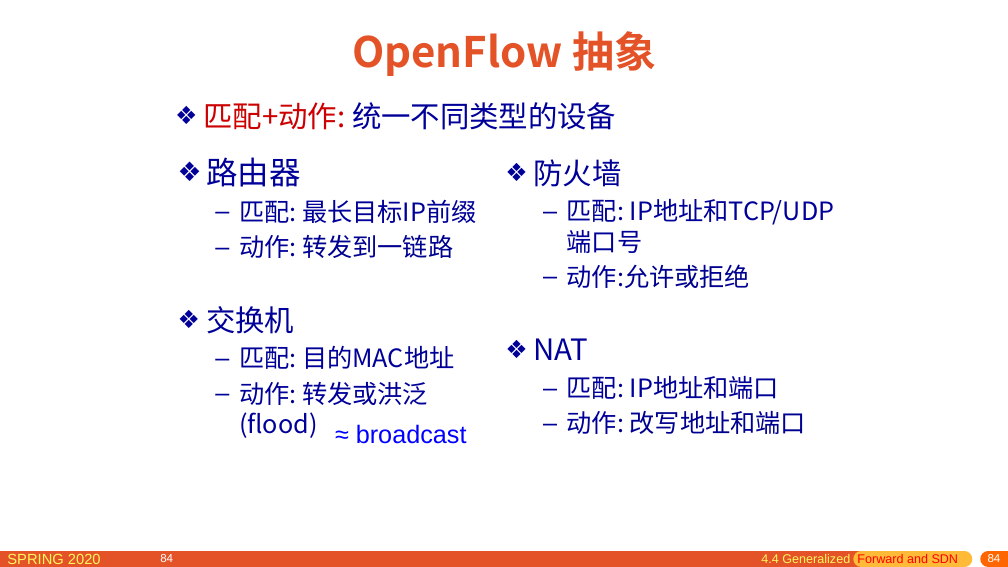
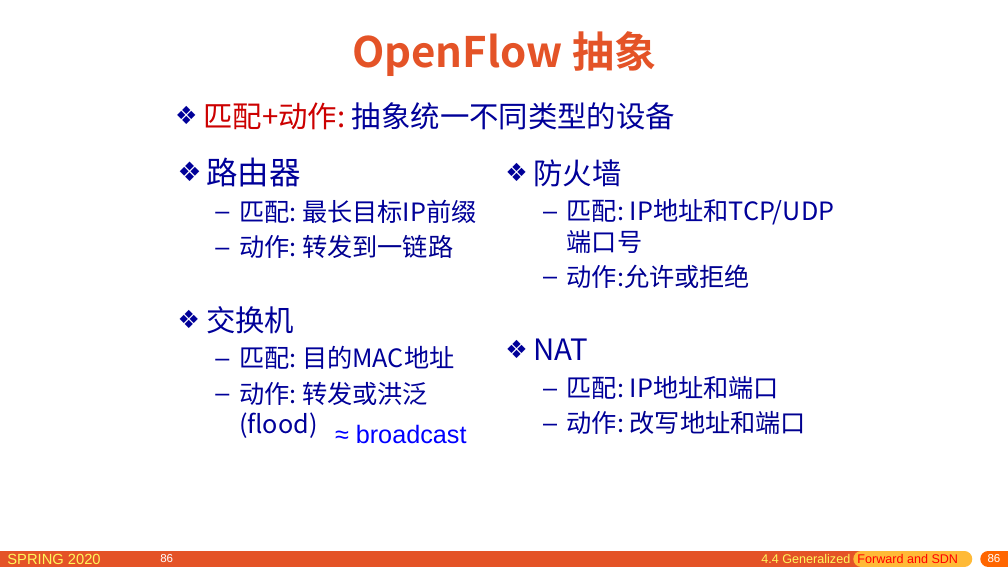
Before and after one commit to network-distributed/presentations, a slide deck: slide 86 of chapter4_cn.pptx (slide 84 before the commit). Drawn at 1008x567 pixels with LibreOffice and Linux fonts; fonts in the diff are those of the drawing. Boxes give left, top, right and bottom in pixels: in the first picture for what was removed or moved away, otherwise in the second. Text is boxed around its words. In the diff, an @@ line names an element or a change of style, - is before the commit and + after.

```diff
--- a/chapter4_cn.pptx
+++ b/chapter4_cn.pptx
@@ text at box(204, 102, 675, 130): text changed @@
-❖ 匹配+动作: 统一不同类型的设备
+❖ 匹配+动作: 抽象统一不同类型的设备
@@ page number at box(160, 554, 173, 562): text changed @@
-84
+86
@@ page number at box(988, 554, 1001, 562): text changed @@
-84
+86
```
Also in this commit, not shown: 27 other slides changed, 9 slides added, 4 other files.
